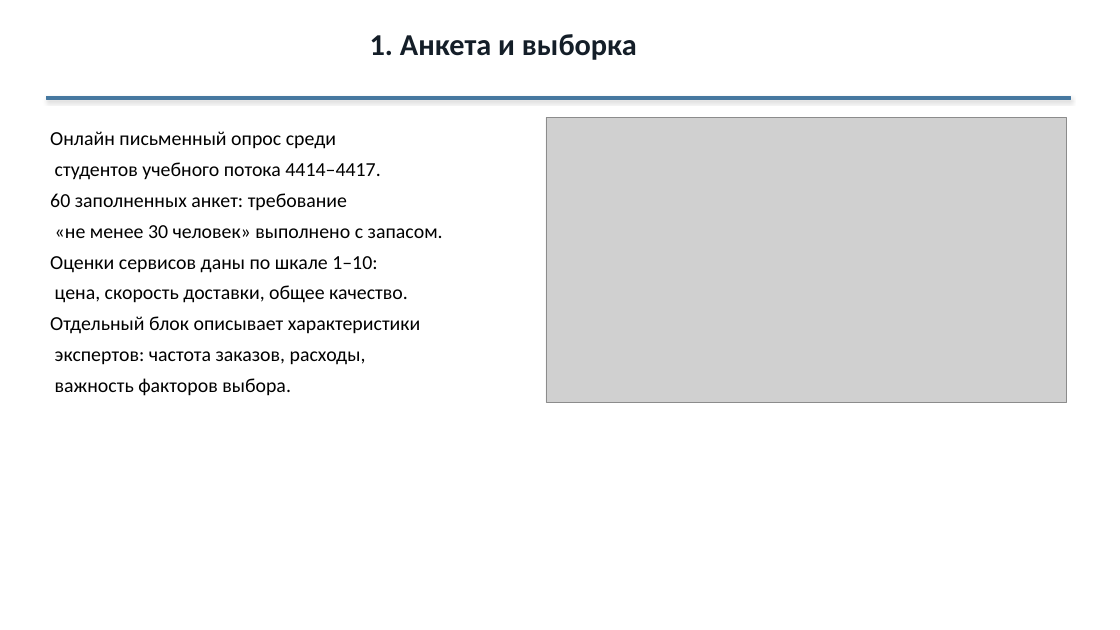
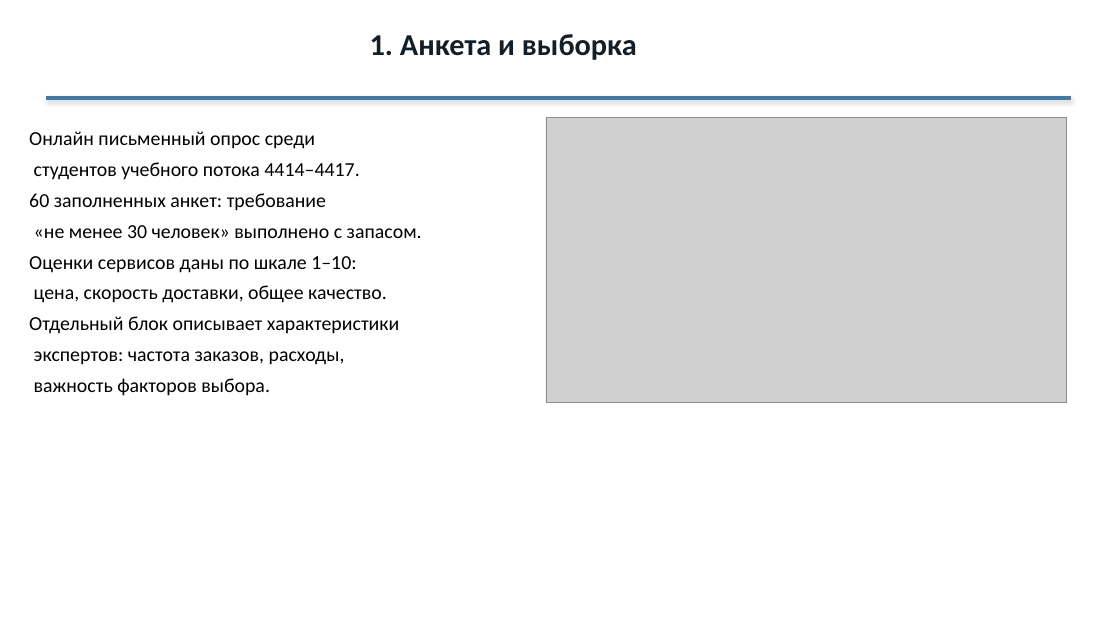
Before and after one commit to Echways/SPoI, a slide deck: slide 2 of lab-3/presentation/Presentation.pptx. Drawn at 1120x630 pixels with LibreOffice and Linux fonts; fonts in the diff are those of the drawing; grey boxes stand for pictures. Boxes give left, top, right and bottom in pixels: in the first picture for what was removed or moved away, otherwise in the second. Text is boxed around its words. In the diff, an @@ line names an element or a change of style, - is before the commit and + after.

```diff
--- a/lab-3/presentation/Presentation.pptx
+++ b/lab-3/presentation/Presentation.pptx
@@ text "Онлайн письменный опрос среди": place and size @@
-text "Онлайн письменный опрос среди" at (50,131,443,396)
+text "Онлайн письменный опрос среди" at (29,131,422,396)
```
Also in this commit, not shown: 1 other slide changed, 1 other file.
